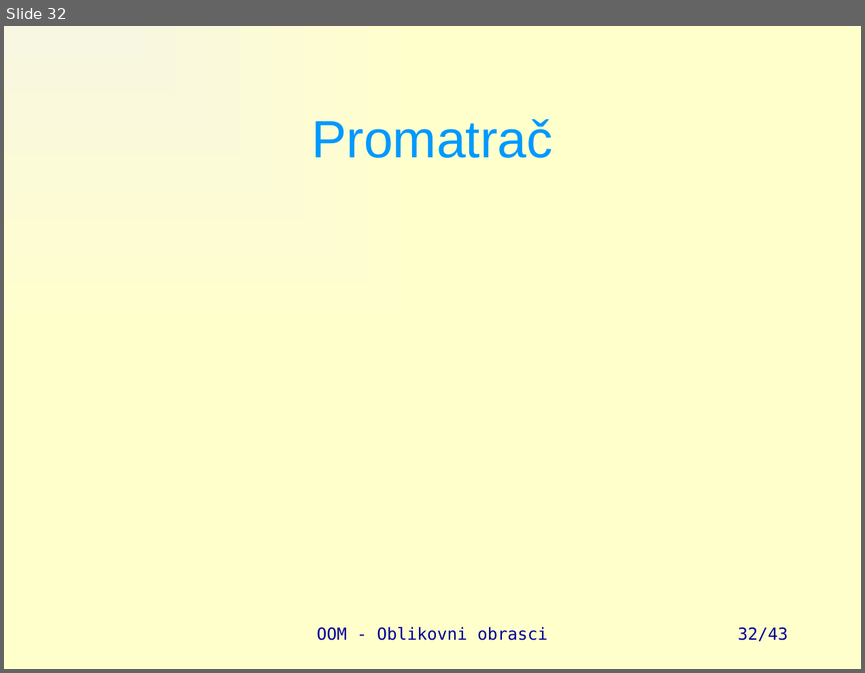
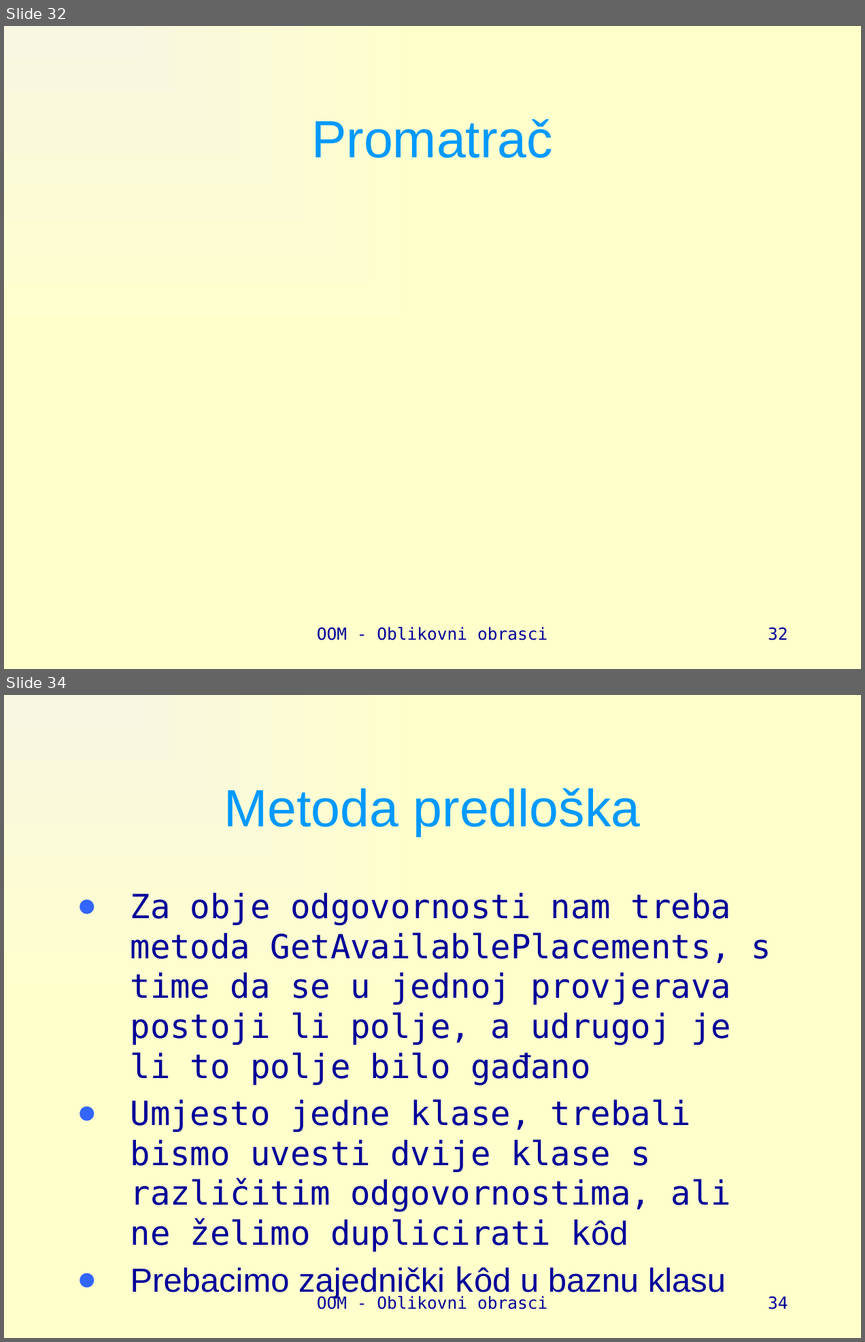
Before and after one commit to vsite-oom/DesignPatterns, a slide deck: docs/Design patterns.pptx. Shown one above the other, each under a label of ours: slide 32 before the commit, slides 32 and 34 after it; the slides between them are not shown. The pictures are 865x673 and 865x1342 pixels, drawn with LibreOffice and Linux fonts; fonts in the diff are those of the drawing. Boxes give left, top, right and bottom in pixels: in the first picture for what was removed or moved away, otherwise in the second. Text is boxed around its words. In the diff, an @@ line names an element or a change of style, - is before the commit and + after.

```diff
--- a/docs/Design patterns.pptx
+++ b/docs/Design patterns.pptx
@@ slide 34 added at (4,695,861,1338), background gradient #F8F7E1 to #FFFFCC @@
@@ title added at (224,788,640,836), 44 pt, text #0099FF @@
+Metoda predloška
@@ text added at (130,892,771,1299), 28 pt, text #000099 @@
+● Za obje odgovornosti nam treba metoda GetAvailablePlacements, s time da se u jednoj provjerava postoji li polje, a udrugoj je li to polje bilo gađano
+● Umjesto jedne klase, trebali bismo uvesti dvije klase s različitim odgovornostima, ali ne želimo duplicirati kôd
+● Prebacimo zajednički kôd u baznu klasu
@@ text added at (317,1295,547,1309), 14 pt, text #000099 @@
+OOM - Oblikovni obrasci
@@ page number added at (768,1296,788,1309), 14 pt, text #000099 @@
+34
@@ page number at (768,626,788,640): text changed @@
-32/43
+32
```
Also in this commit, not shown: 1 slide changed, 3 other slides added, 5 other files.
